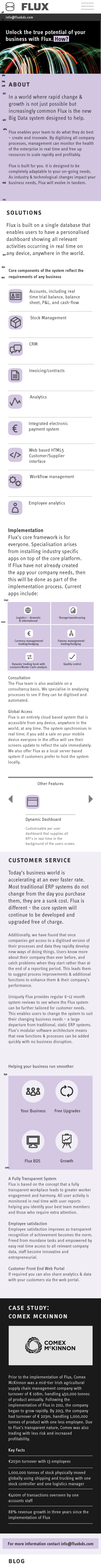
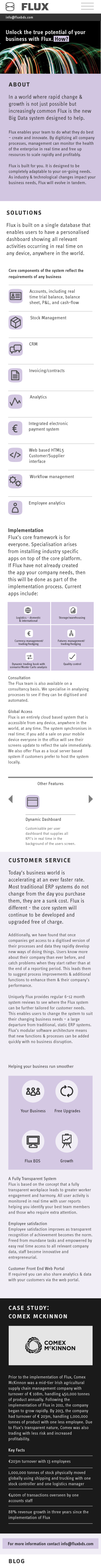
Comparing the layer stacks of the two 101 x 1568 images. Changes:
removed layer "1162" over box(4, 1166, 10, 1169)
removed layer "2143" over box(3, 599, 9, 602)
